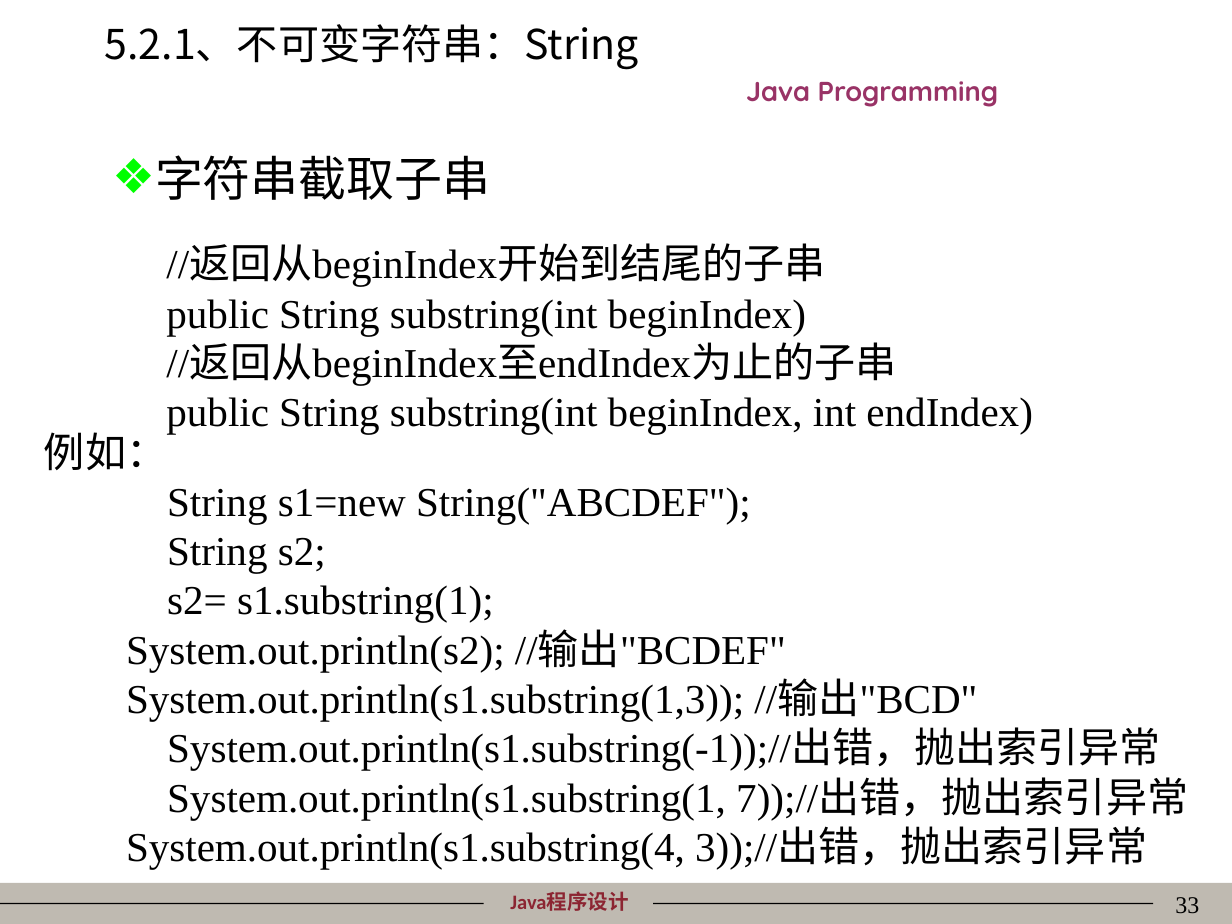
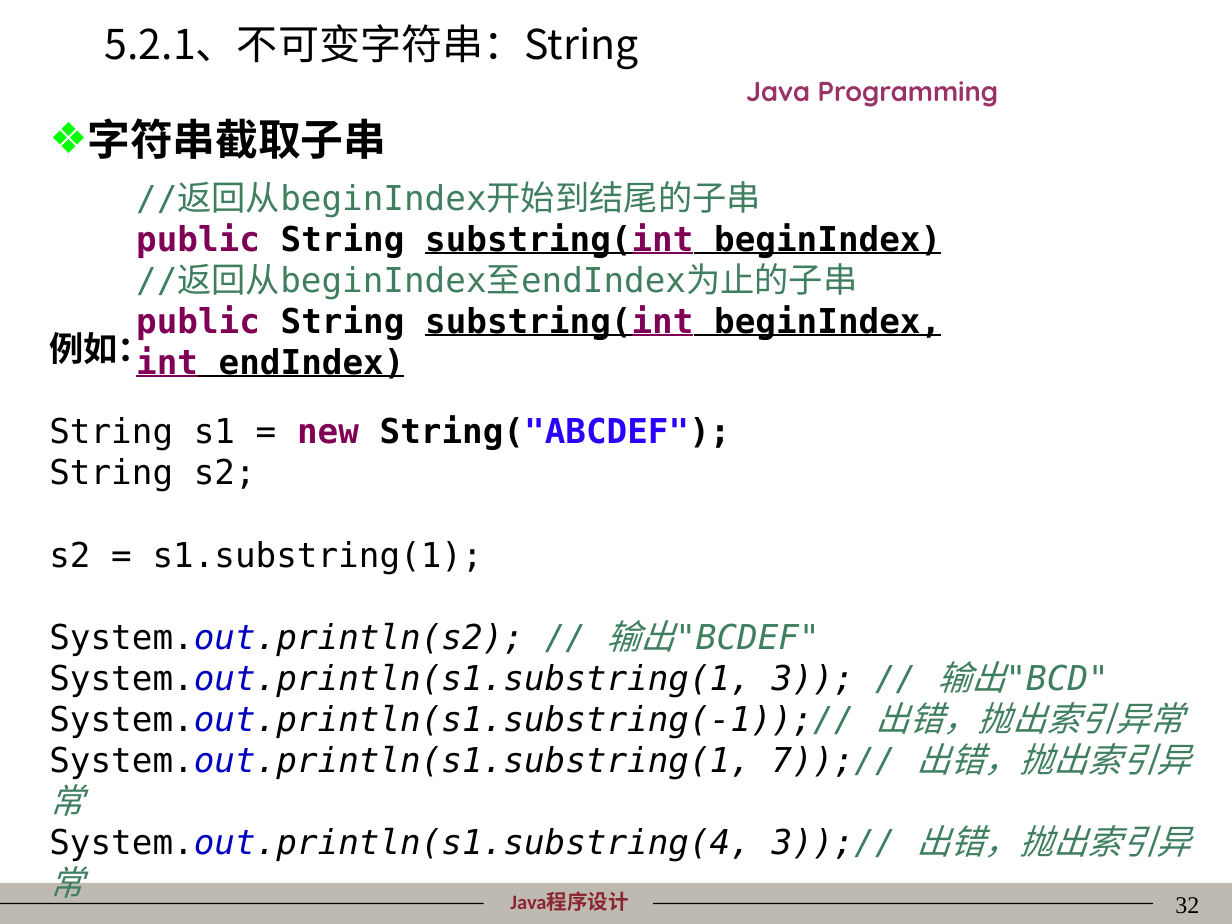
Before and after one commit to mordeky/Java, a slide deck: slide 32 of PPT/05数组、字符串和枚举.ppt (slide 33 before the commit). Drawn at 1232x924 pixels with LibreOffice and Linux fonts; fonts in the diff are those of the drawing; background and template pictures are left out. Boxes give left, top, right and bottom in pixels: in the first picture for what was removed or moved away, otherwise in the second. Text is boxed around its words. In the diff, an @@ line names an element or a change of style, - is before the commit and + after.

```diff
--- a/PPT/05数组、字符串和枚举.ppt
+++ b/PPT/05数组、字符串和枚举.ppt
@@ text "字符串截取子串": place and size @@
-text "字符串截取子串" at [155, 155, 490, 200]
+text "字符串截取子串" at [87, 118, 386, 159]
@@ text "字符串截取子串" at [87, 118, 386, 159]: size 28 to 25 pt, bold on @@
@@ text "//返回从beginIndex开始到结尾的子串": place and size @@
-text "//返回从beginIndex开始到结尾的子串" at [166, 246, 1032, 434]
+text "//返回从beginIndex开始到结尾的子串" at [136, 183, 941, 379]
@@ text "//返回从beginIndex开始到结尾的子串" at [136, 183, 941, 379]: size 24 to 20 pt, font Times New Roman to DejaVu Sans Mono; text colour #000000 to #3F7F5F in "//返回从beginIndex开始到结尾的子串", "//返回从beginIndex至endIndex为止的子串"; text colour #000000 to #7F0055 in "public substring(int", "public substring(int int"; bold on in "public String substring(int beginIndex)", "public String substring(int beginIndex, int endIndex)"; underline on in "substring(int beginIndex)", "substring(int beginIndex, int endIndex)" @@
@@ text "例如：": place and size @@
-text "例如：" at [44, 432, 1188, 869]
+text "例如：" at [49, 327, 1190, 904]
@@ text at [49, 327, 256, 492]: size 24 to 20 pt in "例如：", "String s2;"; font Times New Roman to Noto Sans CJK SC, bold on in "例如："; font Times New Roman to DejaVu Sans Mono in "String s2;" @@
@@ text at [49, 416, 731, 451]: text changed; size 24 to 20 pt; font Times New Roman to DejaVu Sans Mono; bold on @@
-String s1=new String("ABCDEF");
+String s1 = new String("ABCDEF");
@@ text at [49, 541, 1190, 904]: text changed; size 24 to 20 pt; font Times New Roman to DejaVu Sans Mono; italic on @@
-s2= s1.substring(1);
-System.out.println(s2); //输出"BCDEF"
-System.out.println(s1.substring(1,3)); //输出"BCD"
-System.out.println(s1.substring(-1));//出错，抛出索引异常
-System.out.println(s1.substring(1, 7));//出错，抛出索引异常
-System.out.println(s1.substring(4, 3));//出错，抛出索引异常
+s2 = s1.substring(1);
+System.out.println(s2); // 输出"BCDEF"
+System.out.println(s1.substring(1, 3)); // 输出"BCD"
+System.out.println(s1.substring(-1));// 出错，抛出索引异常
+System.out.println(s1.substring(1, 7));// 出错，抛出索引异常
+System.out.println(s1.substring(4, 3));// 出错，抛出索引异常
@@ page number at [1175, 897, 1199, 914]: text changed @@
-33
+32
```
Also in this commit, not shown: 40 other slides changed, 1 slide removed, 10 other files.
